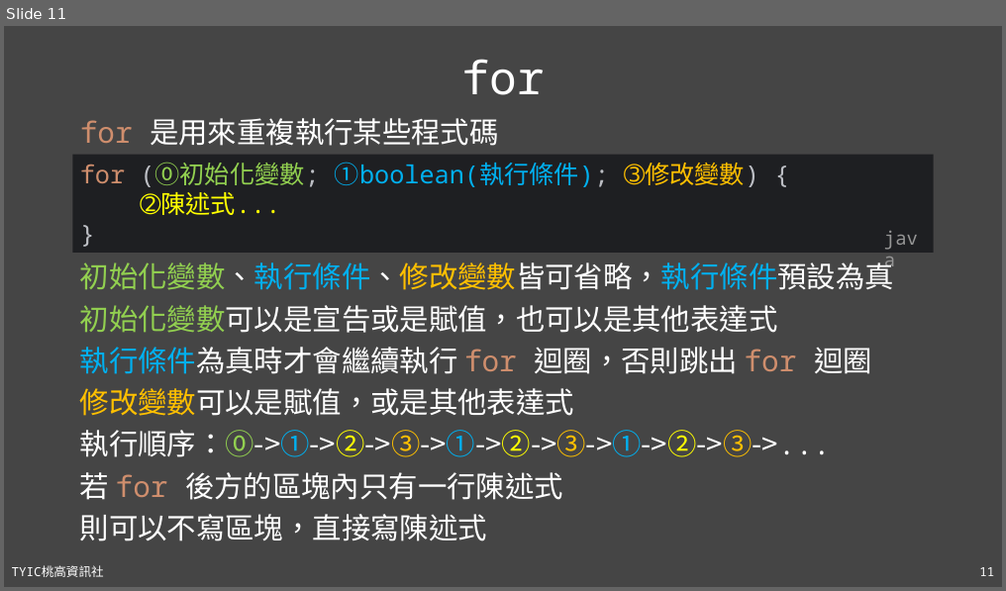
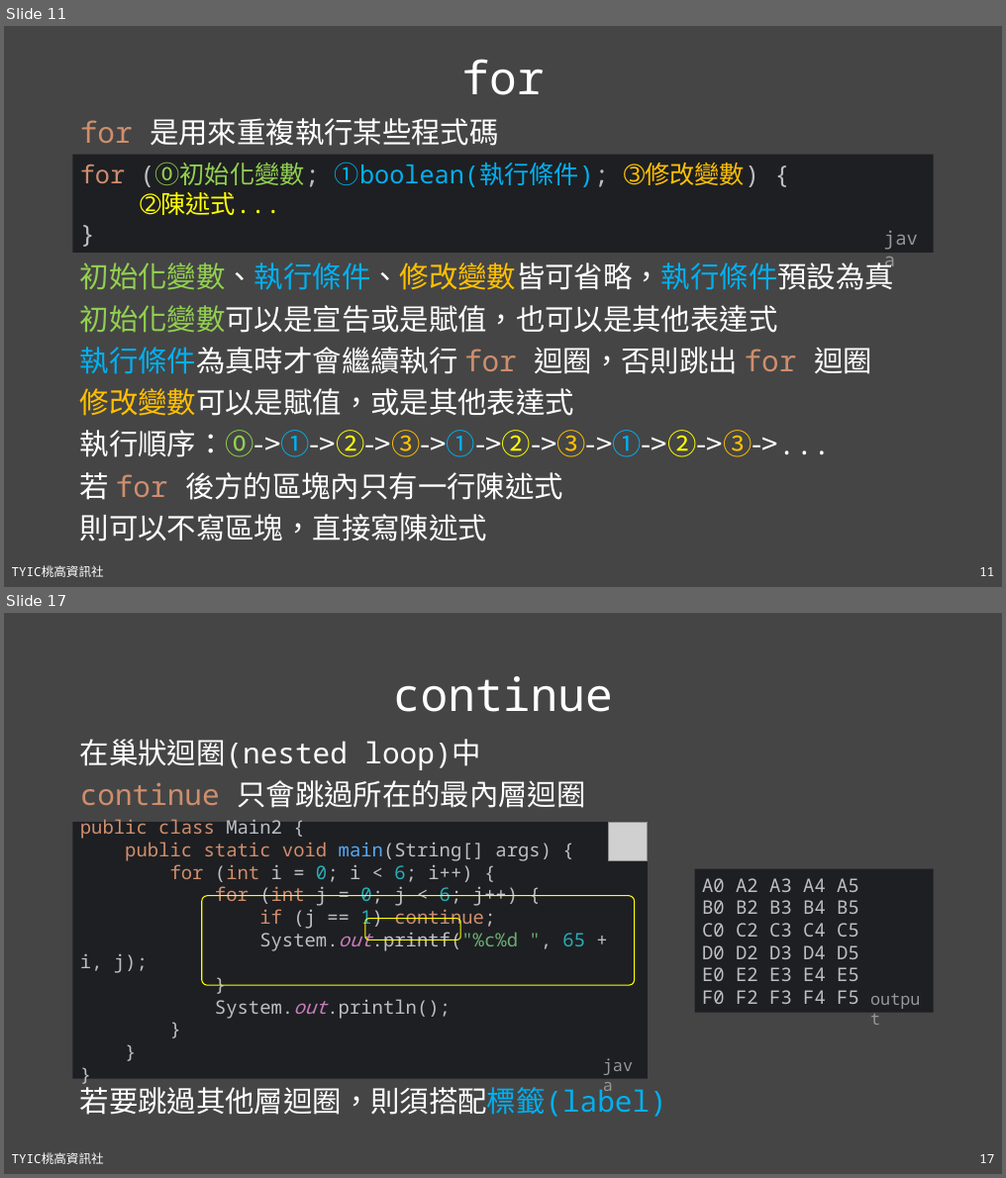
Before and after one commit to TYSHIC/slides, a slide deck: powerpoint/06_流程控制.pptx. Shown one above the other, each under a label of ours: slide 11 before the commit, slides 11 and 17 after it; the slides between them are not shown. The pictures are 1006x591 and 1006x1178 pixels, drawn with LibreOffice and Linux fonts; fonts in the diff are those of the drawing; grey boxes stand for pictures. Boxes give left, top, right and bottom in pixels: in the first picture for what was removed or moved away, otherwise in the second. Text is boxed around its words. In the diff, an @@ line names an element or a change of style, - is before the commit and + after.

```diff
--- a/powerpoint/06_流程控制.pptx
+++ b/powerpoint/06_流程控制.pptx
@@ slide 17 added at (4, 613, 1002, 1174), background #454545; not listed: 2 template elements that a slide beside it also shows @@
@@ title added at (393, 676, 613, 712), 44 pt, text #FFFFFF @@
+continue
@@ text added at (80, 739, 585, 808), 28 pt, text #FFFFFF @@
+在巢狀迴圈(nested loop)中
+continue 只會跳過所在的最內層迴圈
@@ rectangle added at (73, 822, 648, 1078), fill #1E1F22, 18 pt, text #BCBEC4 @@
+public class Main2 {
+public static void main(String[] args) {
+for (int i = 0; i < 6; i++) {
+for (int j = 0; j < 6; j++) {
+if (j == 1) continue;
+System.out.printf("%c%d ", 65 + i, j);
+}
+System.out.println();
+}
+}
+}
@@ picture added at (608, 822, 648, 861) @@
@@ rectangle added at (695, 869, 934, 1013), fill #1E1F22, 18 pt, text #BCBEC4 @@
+A0 A2 A3 A4 A5
+B0 B2 B3 B4 B5
+C0 C2 C3 C4 C5
+D0 D2 D3 D4 D5
+E0 E2 E3 E4 E5
+F0 F2 F3 F4 F5
@@ rounded rectangle added at (202, 896, 635, 986), outline #FFFF00 1 pt @@
@@ rounded rectangle added at (365, 919, 460, 940), outline #FFFF00 1 pt @@
@@ text added at (863, 985, 934, 1013), 16 pt, text #969696 @@
+output
@@ text added at (595, 1052, 648, 1079), 16 pt, text #969696 @@
+java
@@ text added at (80, 1082, 667, 1117), 28 pt, text #FFFFFF @@
+若要跳過其他層迴圈，則須搭配標籤(label)
```
Also in this commit, not shown: 2 slides changed, 6 other slides added, 9 other files.
